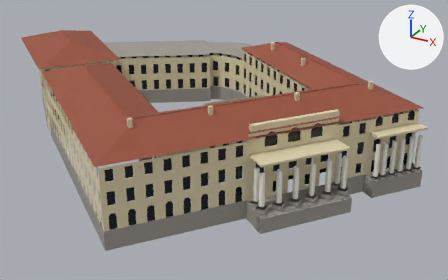
What one commit did to the glTF model data/models/hotel_sevastopol.lod.glb.
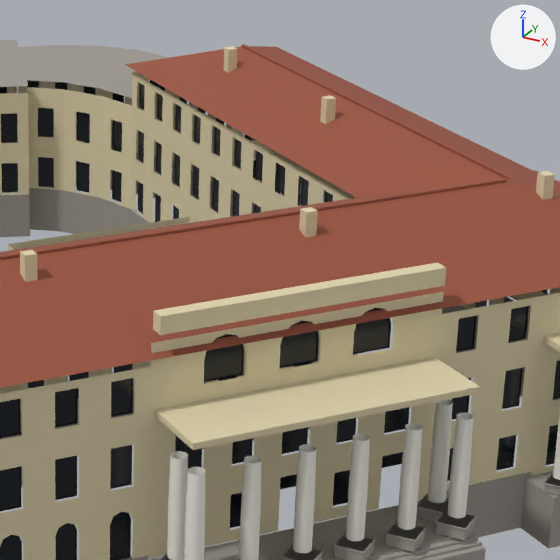
Old and new are each drawn whole from a 50 mm lens placed at (34.9, -94.4, 56.9), pointed at (-28.5, 20.8, -0.7) and again close up on the part from 45% to 84% of the width and 10% to 72% of the height. Lighting does not change. The marker at upper right points along +X, +Y and +Z. The last two pictures show the newer version. Vertices at exactly the same position are counted once.

Before the edit, the objects in view are built like this:
```python
me_hotel_sevastopol_glass = bpy.data.meshes.new('hotel_sevastopol_glass')
me_hotel_sevastopol_glass.from_pydata(...)  # 1749 vertices, 933 faces; spans x -91.4..12.4, y -24.8..62.0, z 0.8..13.8
me_hotel_sevastopol_glass.materials.append(mat_glass)  # black #09131b
me_hotel_sevastopol_roof = bpy.data.meshes.new('hotel_sevastopol_roof')
me_hotel_sevastopol_roof.from_pydata(...)  # 56 vertices, 70 faces; spans x -97.5..14.0, y -26.4..59.4, z 13.2..16.7
me_hotel_sevastopol_roof.materials.append(mat_roof)  # brown #9a533d
# before: 0 (14.0, 25.9, 13.2), 1 (-26.0, -26.4, 13.2), 2 (-27.8, -13.2, 16.6), 3 (0.8, 24.1, 16.6)
me_hotel_sevastopol_stone = bpy.data.meshes.new('hotel_sevastopol_stone')
me_hotel_sevastopol_stone.from_pydata(...)  # 559 vertices, 833 faces; spans x -92.0..15.7, y -25.6..62.3, z -3.0..10.4
me_hotel_sevastopol_stone.materials.append(mat_stone)  # grey #9f9a93
me_hotel_sevastopol_wall = bpy.data.meshes.new('hotel_sevastopol_wall')
me_hotel_sevastopol_wall.from_pydata(...)  # 2722 vertices, 1784 faces; spans x -91.9..15.6, y -25.6..62.2, z -3.0..17.4
me_hotel_sevastopol_wall.materials.append(mat_wall)  # beige #e1d5af
ob_hotel_sevastopol_glass = bpy.data.objects.new('hotel_sevastopol_glass', me_hotel_sevastopol_glass)
ob_hotel_sevastopol_glass.location = (0.0, 0.0, 0.0)
ob_hotel_sevastopol_roof = bpy.data.objects.new('hotel_sevastopol_roof', me_hotel_sevastopol_roof)
ob_hotel_sevastopol_roof.location = (0.0, 0.0, 0.0)
ob_hotel_sevastopol_stone = bpy.data.objects.new('hotel_sevastopol_stone', me_hotel_sevastopol_stone)
ob_hotel_sevastopol_stone.location = (0.0, 0.0, 0.0)
ob_hotel_sevastopol_wall = bpy.data.objects.new('hotel_sevastopol_wall', me_hotel_sevastopol_wall)
ob_hotel_sevastopol_wall.location = (0.0, 0.0, 0.0)
# also in view: 'hotel_sevastopol_trim_s' at (3.4, 9.2, 4.8)
```
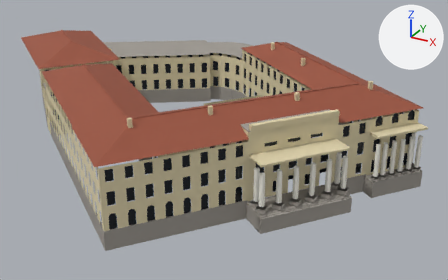
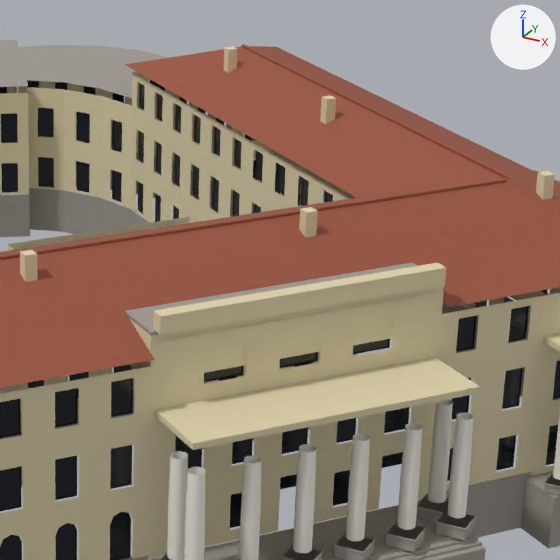
Patch to the scene script:
```diff
--- a/data/models/hotel_sevastopol.lod.glb.py
+++ b/data/models/hotel_sevastopol.lod.glb.py
@@ me_hotel_sevastopol_roof @@
 # used by ob_hotel_sevastopol_roof; location = (0.0, 0.0, 0.0)
 # verts and faces of me_hotel_sevastopol_roof; kept vertices keep their numbers, new ones are numbered from 56
-me_hotel_sevastopol_roof.from_pydata(...)  # 56 vertices, 70 faces; spans x -97.5..14.0, y -26.4..59.4, z 13.2..16.7
+me_hotel_sevastopol_roof.from_pydata(...)  # 60 vertices, 74 faces; spans x -97.5..14.0, y -26.4..59.4, z 13.2..16.7
+# me_hotel_sevastopol_roof part 3
+delete_faces([(0, 3, 2), (0, 2, 1)])
+verts[56] = (2.1, 10.3, 13.2)  # pixel (447, 307)
+verts[57] = (-1.0, 12.6, 14.6)  # pixel (412, 262)
+verts[58] = (-12.5, -2.3, 14.6)  # pixel (124, 311)
+verts[59] = (-9.4, -4.7, 13.2)  # pixel (154, 359)
+faces += [(0, 3, 56), (1, 3, 2), (1, 59, 58), (3, 57, 56), (1, 58, 3), (3, 58, 57)]
 me_hotel_sevastopol_roof.materials.append(mat_roof)
@@ me_hotel_sevastopol_stone @@
 # used by ob_hotel_sevastopol_stone; location = (0.0, 0.0, 0.0)
-me_hotel_sevastopol_stone.from_pydata(...)  # 559 vertices, 833 faces; spans x -92.0..15.7, y -25.6..62.3, z -3.0..10.4
+me_hotel_sevastopol_stone.from_pydata(...)  # 567 vertices, 843 faces; spans x -92.0..15.7, y -25.6..62.3, z -3.0..14.6
+# me_hotel_sevastopol_stone part 1
+# 8 vertices are added at x -12.5..1.6, y -4.3..12.6, z 14.4..14.6
+# 10 new faces join them
 me_hotel_sevastopol_stone.materials.append(mat_stone)
@@ me_hotel_sevastopol_wall @@
 # used by ob_hotel_sevastopol_wall; location = (0.0, 0.0, 0.0)
-me_hotel_sevastopol_wall.from_pydata(...)  # 2722 vertices, 1784 faces; spans x -91.9..15.6, y -25.6..62.2, z -3.0..17.4
+me_hotel_sevastopol_wall.from_pydata(...)  # 2730 vertices, 1794 faces; spans x -91.9..15.6, y -25.6..62.2, z -3.0..17.4
+# me_hotel_sevastopol_wall part 2
+# 8 vertices are added at x -12.5..1.6, y -4.3..12.6, z 11.6..14.4
+# 10 new faces join them
 me_hotel_sevastopol_wall.materials.append(mat_wall)
```

Location of each change, (x1, y1, x2, y2) in pixels of the close-ups (560 x 560 px):
part 1 of me_hotel_sevastopol_stone, added
    after: (125, 262, 418, 336)
part 2 of me_hotel_sevastopol_wall, added (beige)
    after: (129, 286, 444, 373)
part 3 of me_hotel_sevastopol_roof, reshaped
    both: (123, 260, 451, 365)
